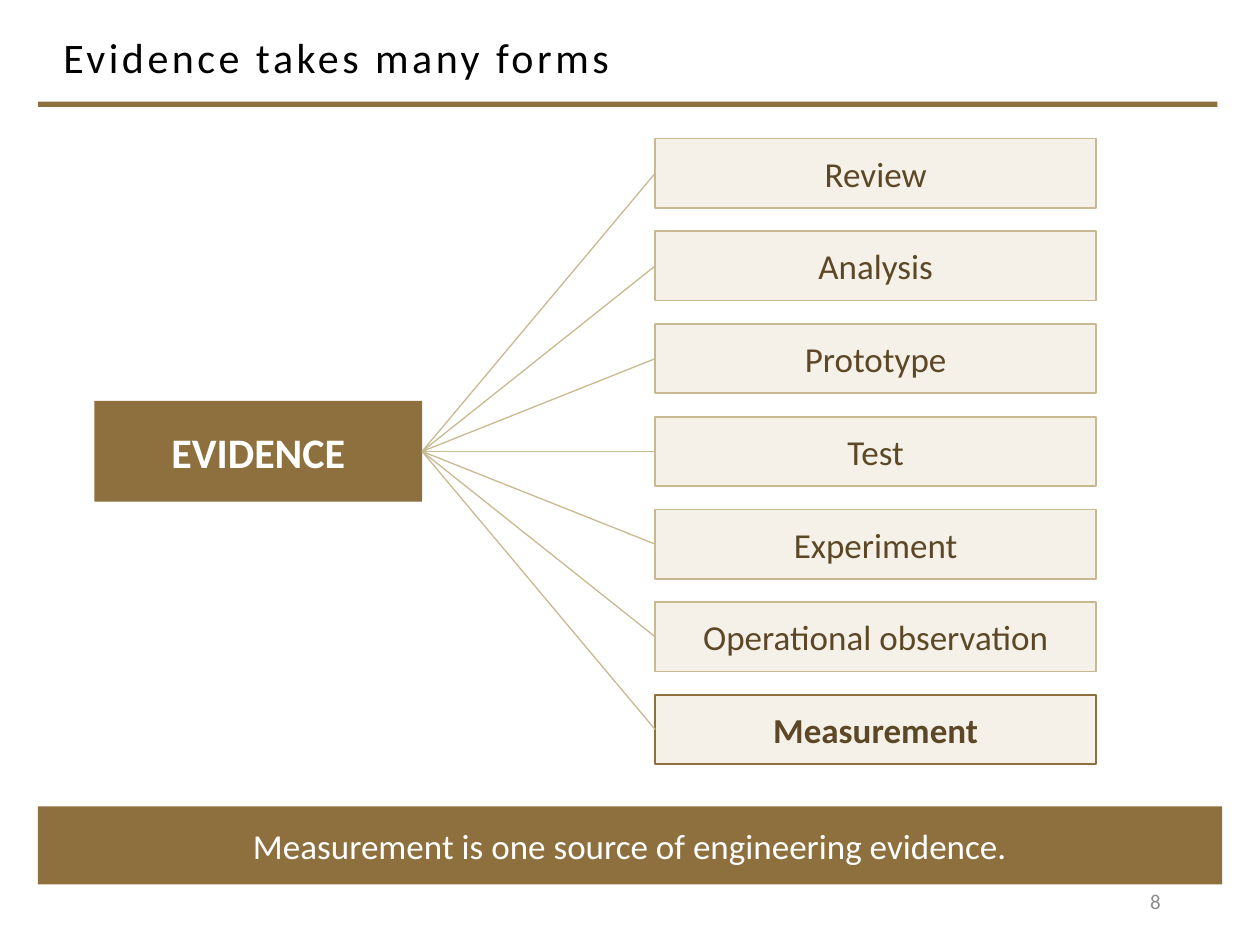
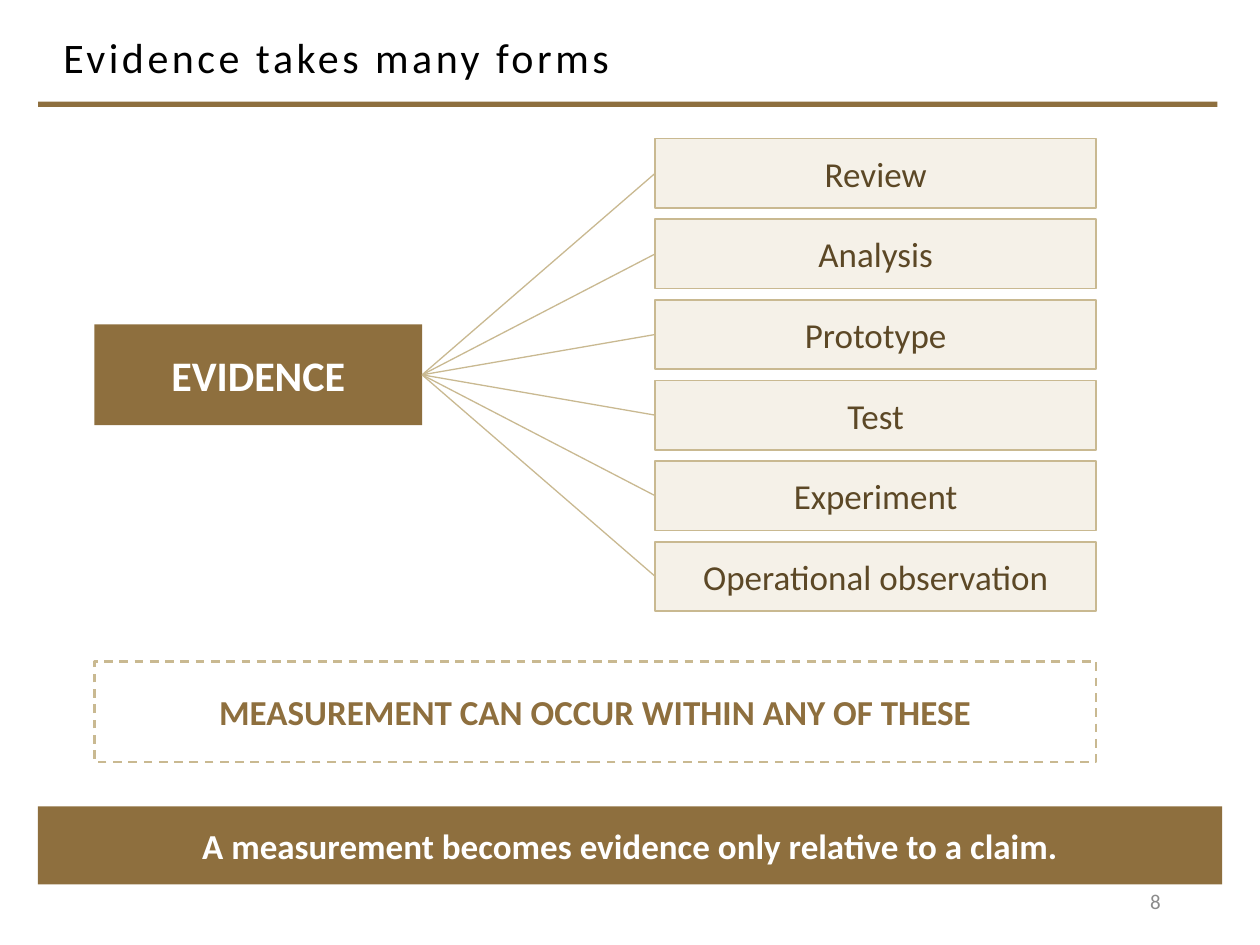
Before and after one commit to davisjam/model-based-agentic-software-engineering, a slide deck: slide 8 of course/lectures/act-1-foundations/09-engineering-decision-making-and-metrics/1-9-Engineering-Decision-Making-and-Metrics.pptx. Drawn at 1260x945 pixels with LibreOffice and Linux fonts; fonts in the diff are those of the drawing; background and template pictures are left out. Boxes give left, top, right and bottom in pixels: in the first picture for what was removed or moved away, otherwise in the second. Text is boxed around its words. In the diff, an @@ line names an element or a change of style, - is before the commit and + after.

```diff
--- a/course/lectures/act-1-foundations/09-engineering-decision-making-and-metrics/1-9-Engineering-Decision-Making-and-Metrics.pptx
+++ b/course/lectures/act-1-foundations/09-engineering-decision-making-and-metrics/1-9-Engineering-Decision-Making-and-Metrics.pptx
@@ line moved from (422, 451) - (655, 174) to (422, 375) - (655, 174) @@
@@ rectangle "Analysis": place and size @@
-rectangle "Analysis" at [655, 232, 1096, 301]
+rectangle "Analysis" at [655, 219, 1096, 289]
@@ line moved from (422, 451) - (655, 266) to (422, 375) - (655, 255) @@
@@ rectangle "EVIDENCE": place and size @@
-rectangle "EVIDENCE" at [94, 401, 422, 501]
+rectangle "EVIDENCE" at [94, 325, 422, 426]
@@ rectangle "Prototype": place and size @@
-rectangle "Prototype" at [655, 324, 1096, 393]
+rectangle "Prototype" at [655, 300, 1096, 369]
@@ line moved from (422, 451) - (655, 359) to (422, 375) - (655, 334) @@
@@ line moved from (422, 451) - (655, 636) to (422, 375) - (655, 577) @@
@@ line moved from (422, 451) - (655, 544) to (422, 375) - (655, 496) @@
@@ line moved from (422, 451) - (655, 451) to (422, 375) - (655, 415) @@
@@ rectangle "Test": place and size @@
-rectangle "Test" at [655, 417, 1096, 486]
+rectangle "Test" at [655, 381, 1096, 450]
@@ line removed from (422, 451) to (655, 730) @@
@@ rectangle "Experiment": place and size @@
-rectangle "Experiment" at [655, 509, 1096, 578]
+rectangle "Experiment" at [655, 461, 1096, 530]
@@ rectangle "Operational observation": place and size @@
-rectangle "Operational observation" at [655, 602, 1096, 672]
+rectangle "Operational observation" at [655, 542, 1096, 611]
@@ rectangle added at [94, 662, 1096, 762], outline #C9B991 1.25 pt dashed, 20 pt, text #8E6F3E, bold @@
+MEASUREMENT CAN OCCUR WITHIN ANY OF THESE
@@ rectangle removed at [655, 696, 1096, 765] @@
-Measurement
@@ text in rectangle at [202, 834, 1057, 865]: text changed; bold on @@
-Measurement is one source of engineering evidence.
+A measurement becomes evidence only relative to a claim.
```
Also in this commit, not shown: 11 other slides changed.
